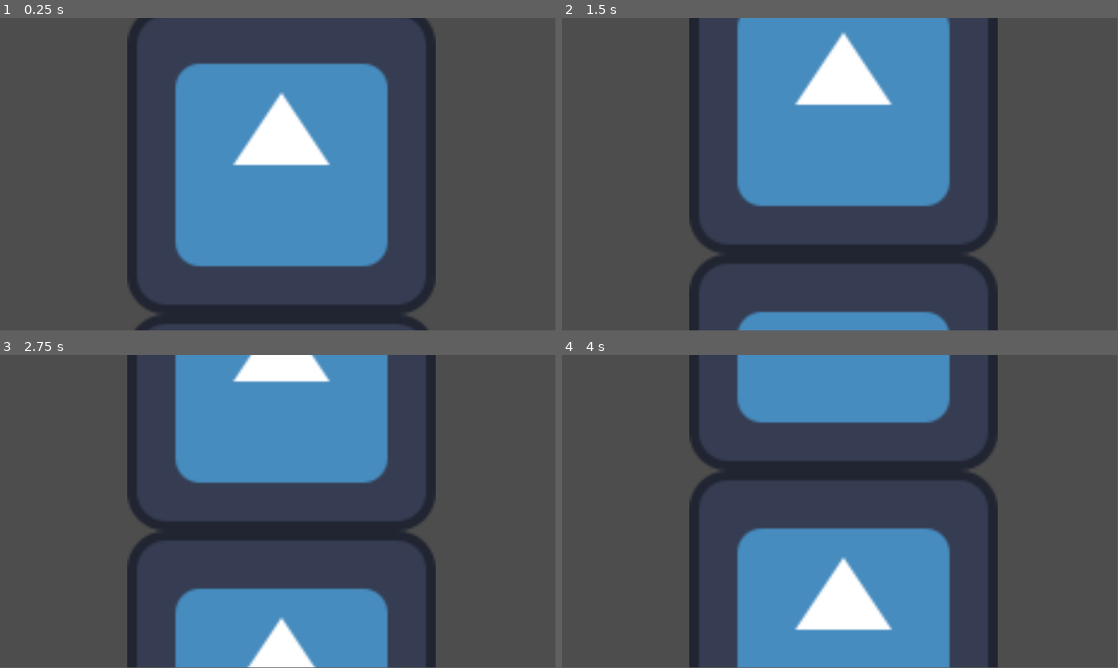
Above: before the commit, frames 1-4 (two rows, left to right).
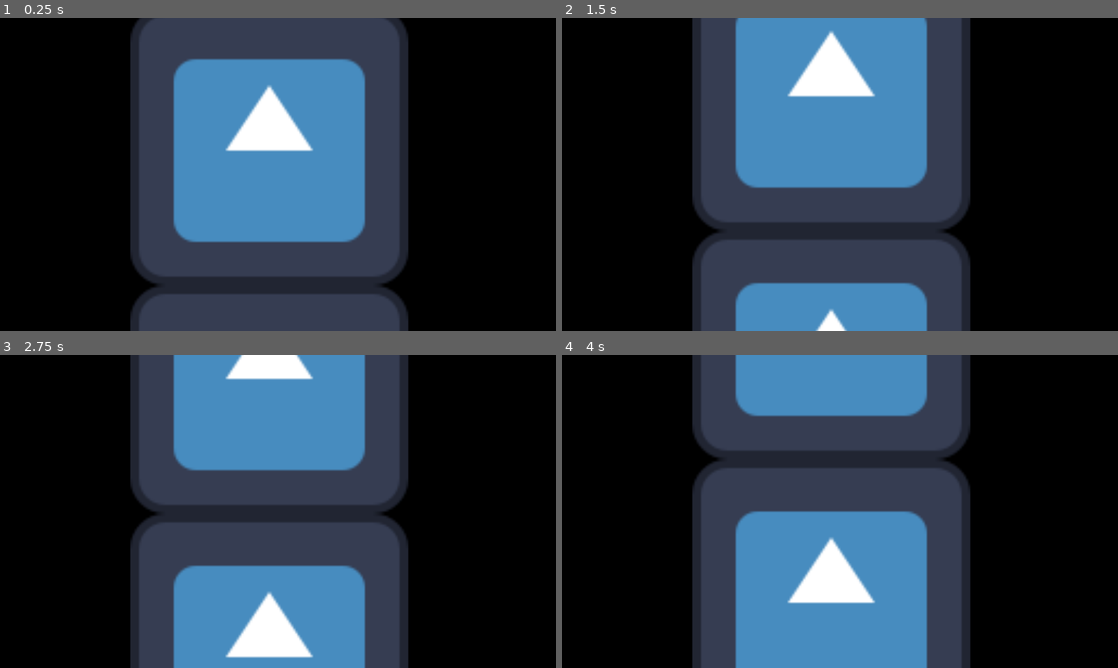
Above: after the commit, the same moments.

Repository: FauxCrow/SkimMilk
Game: Godot game, scene res://Scenes/game_level.tscn
Same seed, same stepped clock (60 frames per second), same inputs: the game is played once before the commit and once after it. The project has no main scene, so this scene is started directly. The engine's default icon, where the game draws it, is replaced by a stand-in: a white triangle on a blue panel in a dark square.
Inputs:
- Up to frame 1 (0.25 s): no input
- Up to frame 2 (1.5 s): no input
- Up to frame 3 (2.75 s): no input
- Up to frame 4 (4 s): no input
In our replay, the window is 799x449 before the commit and 800x450 after it. These sizes can differ from the game's own. Grey fills any space a smaller window leaves; there, only what the larger window draws over its background counts as a difference.

The runs differ from the first frame. In frame 1, 65% of the frame differs, in the area x 0-100%, y 0-100%; in frame 2, 67%; in frame 3, 66%; in frame 4, 63%.

Commit message:
fix: Folder Structure + Retro Shade

Diff:
--- /dev/null
+++ b/Assets/Shaders/retro_cam.gdshader
@@ -0,0 +1,57 @@
+// Reference: https://godotshaders.com/shader/lofi-retro-camera-filter/
+shader_type canvas_item;
+
+// Main texture and parameters
+uniform sampler2D SCREEN_TEXTURE : hint_screen_texture, filter_nearest;
+uniform float pixel_size : hint_range(1.0, 10.0) = 3.0;
+uniform float vhs_intensity : hint_range(0.0, 10.0) = 3.0;
+uniform float noise_intensity : hint_range(0.0, 1.0) = 0.15;
+uniform float opacity : hint_range(0.0, 1.0) = 0.5;
+
+// Quick & dirty random function
+float random(vec2 uv) {
+    return fract(sin(dot(uv, vec2(12.9898, 78.233))) * 43758.5453123);
+}
+
+void fragment() {
+    // Keep a clean copy of the screen
+    vec4 original_color = texture(SCREEN_TEXTURE, SCREEN_UV);
+
+    // Convert to float to avoid the ivec2/float math crash in Godot 4
+    vec2 screen_res = vec2(textureSize(SCREEN_TEXTURE, 0));
+
+    // Pixel grid snapping
+    vec2 grid_uv = round(SCREEN_UV * (screen_res / pixel_size)) / (screen_res / pixel_size);
+
+    // Horizontal glitch - step time to make it chunky, not smooth
+    float time_step = floor(TIME * 15.0);
+    float glitch = (random(vec2(time_step, floor(grid_uv.y * 30.0))) - 0.5) * 0.005 * vhs_intensity;
+
+    // Tape tracking line - scrolls down the screen
+    float tracking_pos = fract(TIME * 0.2);
+    float tracking_line = step(0.95, 1.0 - abs(grid_uv.y - tracking_pos));
+    float tracking_glitch = tracking_line * (random(vec2(TIME)) - 0.5) * 0.05;
+
+    // Apply all UV offsets at once
+    vec2 uv = grid_uv;
+    uv.x += glitch + tracking_glitch;
+
+    // Split RGB channels for the color fringe
+    float r = texture(SCREEN_TEXTURE, uv + vec2(0.002 * vhs_intensity, 0.0)).r;
+    float g = texture(SCREEN_TEXTURE, uv).g;
+    float b = texture(SCREEN_TEXTURE, uv - vec2(0.002 * vhs_intensity, 0.0)).b;
+    vec3 vhs_color = vec3(r, g, b);
+
+    // Hard scanlines - follows the pixel grid
+    float scanline = mod(floor(SCREEN_UV.y * screen_res.y / pixel_size), 2.0) * 0.15;
+    vhs_color -= scanline;
+
+    // Static noise grain
+    float noise = (random(uv + floor(TIME * 20.0)) - 0.5) * noise_intensity;
+    vhs_color += noise;
+
+    // Final mix - Lerp between clean and VHS look
+    vec3 final_color = mix(original_color.rgb, vhs_color, opacity);
+
+    COLOR = vec4(final_color, 1.0);
+}
--- a/Scenes/game_level.tscn
+++ b/Scenes/game_level.tscn
@@ -1,15 +1,32 @@
-[gd_scene load_steps=3 format=3 uid="uid://bgmut7a0k248x"]
+[gd_scene load_steps=7 format=3 uid="uid://bgmut7a0k248x"]
 
+[ext_resource type="Shader" uid="uid://wkohj584vpem" path="res://Assets/Shaders/retro_cam.gdshader" id="1_ht4rx"]
 [ext_resource type="Script" uid="uid://bjkg4svmt5mku" path="res://Scripts/Utils/Scroll.gd" id="1_jtjkd"]
 [ext_resource type="Texture2D" uid="uid://dd006khsgcnfb" path="res://icon.svg" id="2_ht4rx"]
+
+[sub_resource type="ShaderMaterial" id="ShaderMaterial_u7uub"]
+shader = ExtResource("1_ht4rx")
+shader_parameter/pixel_size = 3.0
+shader_parameter/vhs_intensity = 3.0
+shader_parameter/noise_intensity = 0.15
+shader_parameter/opacity = 0.5
+
+[sub_resource type="Gradient" id="Gradient_jtjkd"]
+colors = PackedColorArray(0, 0, 0, 1, 0, 0, 0, 1)
+
+[sub_resource type="GradientTexture2D" id="GradientTexture2D_ht4rx"]
+gradient = SubResource("Gradient_jtjkd")
+width = 1280
+height = 720
 
 [node name="GameLevel" type="Node2D"]
 
 [node name="Background" type="Node" parent="."]
 
 [node name="ParallaxSlide" type="Parallax2D" parent="Background"]
+material = SubResource("ShaderMaterial_u7uub")
 scroll_scale = Vector2(0, 1)
-scroll_offset = Vector2(264, 0)
+scroll_offset = Vector2(300, 0)
 repeat_size = Vector2(0, 640)
 repeat_times = 2
 script = ExtResource("1_jtjkd")
@@ -20,3 +37,6 @@
 centered = false
 
 [node name="Black_Base" type="Sprite2D" parent="Background"]
+z_index = -1
+texture = SubResource("GradientTexture2D_ht4rx")
+centered = false
--- a/Scenes/main_menu.tscn
+++ b/Scenes/main_menu.tscn
@@ -1,3 +1,25 @@
-[gd_scene format=3 uid="uid://bkhkls1mrjc5w"]
+[gd_scene load_steps=5 format=3 uid="uid://bkhkls1mrjc5w"]
+
+[ext_resource type="Shader" uid="uid://wkohj584vpem" path="res://Assets/Shaders/retro_cam.gdshader" id="1_28flt"]
+
+[sub_resource type="ShaderMaterial" id="ShaderMaterial_48xlc"]
+shader = ExtResource("1_28flt")
+shader_parameter/pixel_size = 3.0
+shader_parameter/vhs_intensity = 3.0
+shader_parameter/noise_intensity = 0.05
+shader_parameter/opacity = 0.25
+
+[sub_resource type="Gradient" id="Gradient_1ehe0"]
+colors = PackedColorArray(0, 0, 0, 1, 0, 0, 0, 1)
+
+[sub_resource type="GradientTexture2D" id="GradientTexture2D_ce3w2"]
+gradient = SubResource("Gradient_1ehe0")
+width = 1280
+height = 720
 
 [node name="Node2D" type="Node2D"]
+
+[node name="RetroShader" type="Sprite2D" parent="."]
+material = SubResource("ShaderMaterial_48xlc")
+texture = SubResource("GradientTexture2D_ce3w2")
+centered = false
--- a/project.godot
+++ b/project.godot
@@ -13,3 +13,8 @@
 config/name="SkimMilk"
 config/features=PackedStringArray("4.4", "Forward Plus")
 config/icon="res://icon.svg"
+
+[display]
+
+window/size/viewport_width=1280
+window/size/viewport_height=720
Not shown, added: Assets/Shaders/retro_cam.gdshader.uid
Not shown, added: Assets/Audio/.gitkeep
Not shown, added: Assets/Images/.gitkeep
Not shown, added: Assets/Shaders/.gitkeep
Not shown, added: Assets/Sprites/.gitkeep
